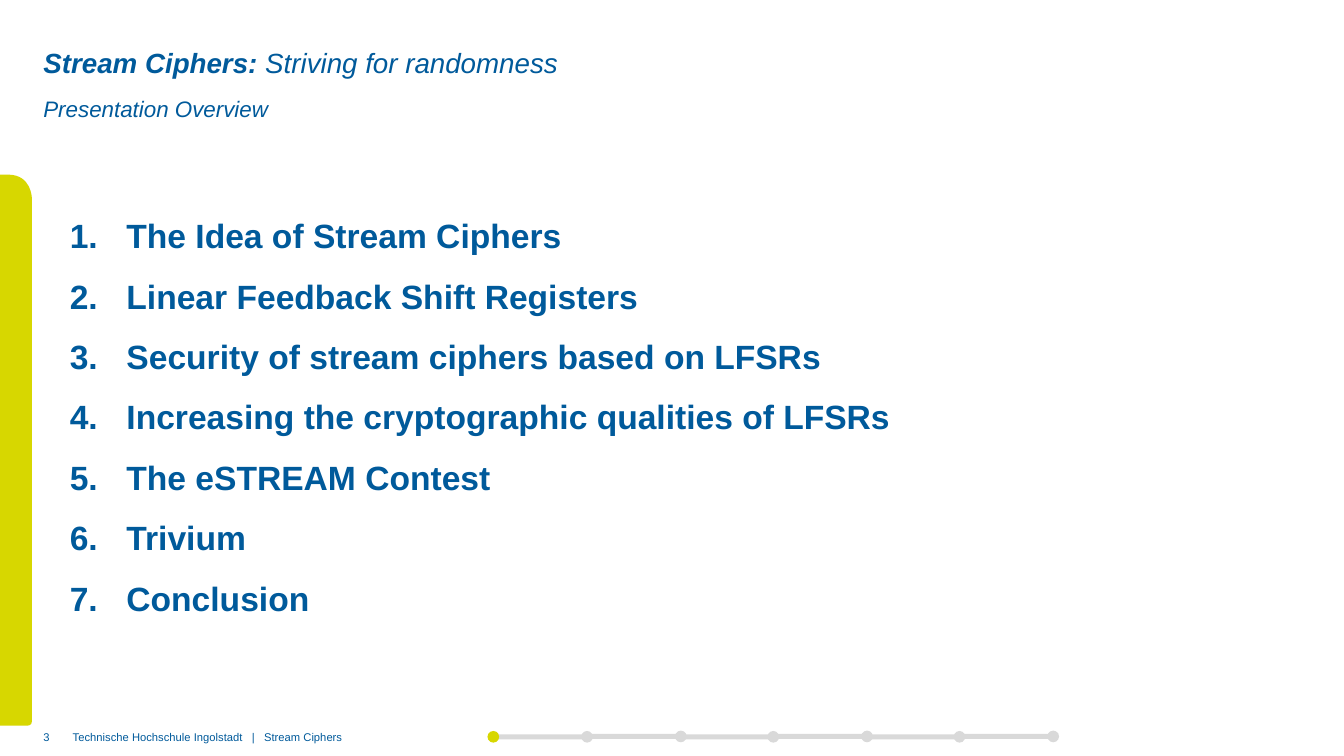
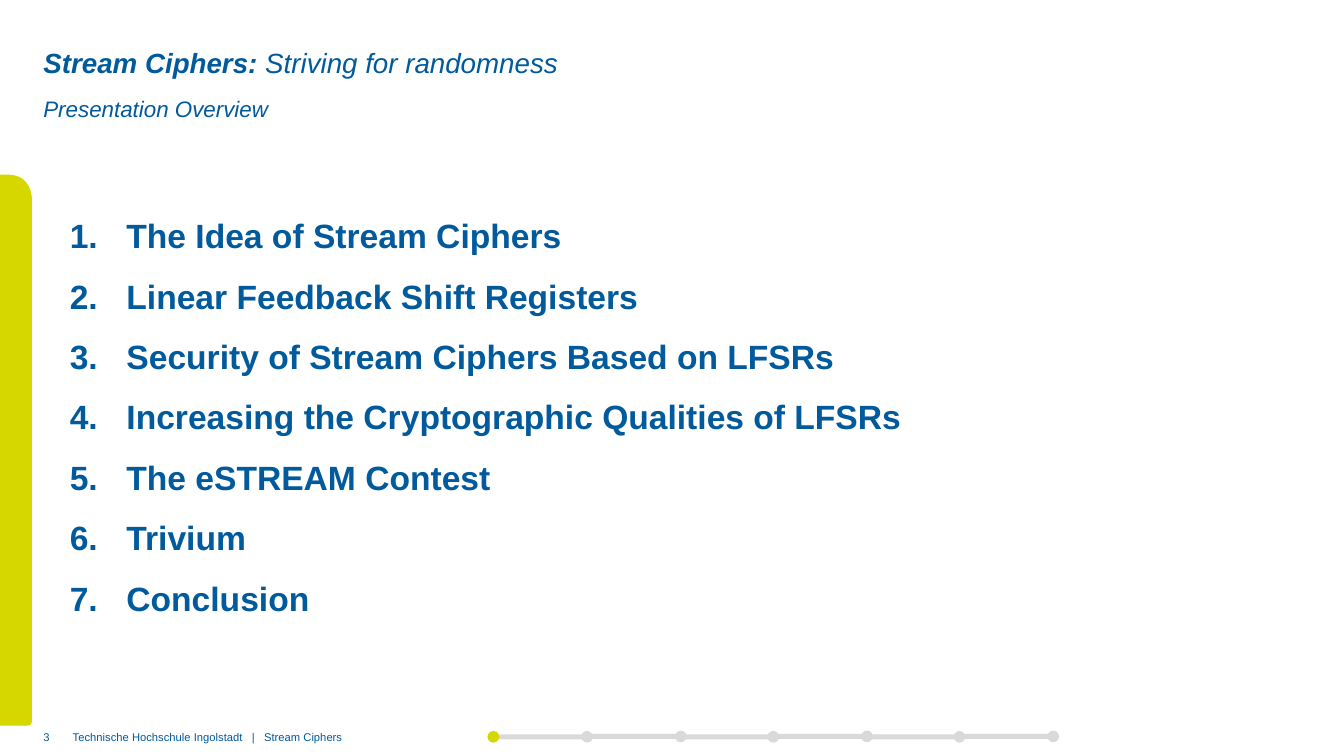
Before and after one commit to xThale/crypto-stream-ciphers, a slide deck: slide 3 of Präsentation/Merged Presentation.pptx. Drawn at 1344x756 pixels with LibreOffice and Linux fonts; fonts in the diff are those of the drawing; background and template pictures are left out. Boxes give left, top, right and bottom in pixels: in the first picture for what was removed or moved away, otherwise in the second. Text is boxed around its words. In the diff, an @@ line names an element or a change of style, - is before the commit and + after.

```diff
--- a/Präsentation/Merged Presentation.pptx
+++ b/Präsentation/Merged Presentation.pptx
@@ text at (126, 344, 900, 436): text changed @@
-3. Security of stream ciphers based on LFSRs
-4. Increasing the cryptographic qualities of LFSRs
+3. Security of Stream Ciphers Based on LFSRs
+4. Increasing the Cryptographic Qualities of LFSRs
```
Also in this commit, not shown: 2 other slides changed, 1 slide added, 2 slides removed.
